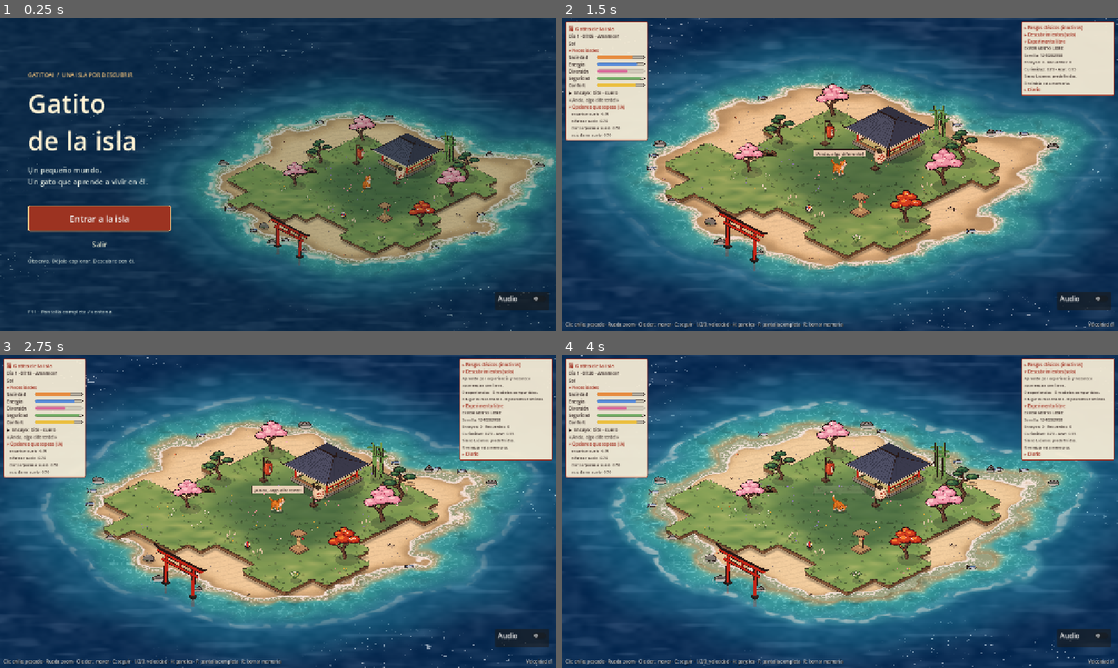
Above: before the commit, frames 1-4 (two rows, left to right).
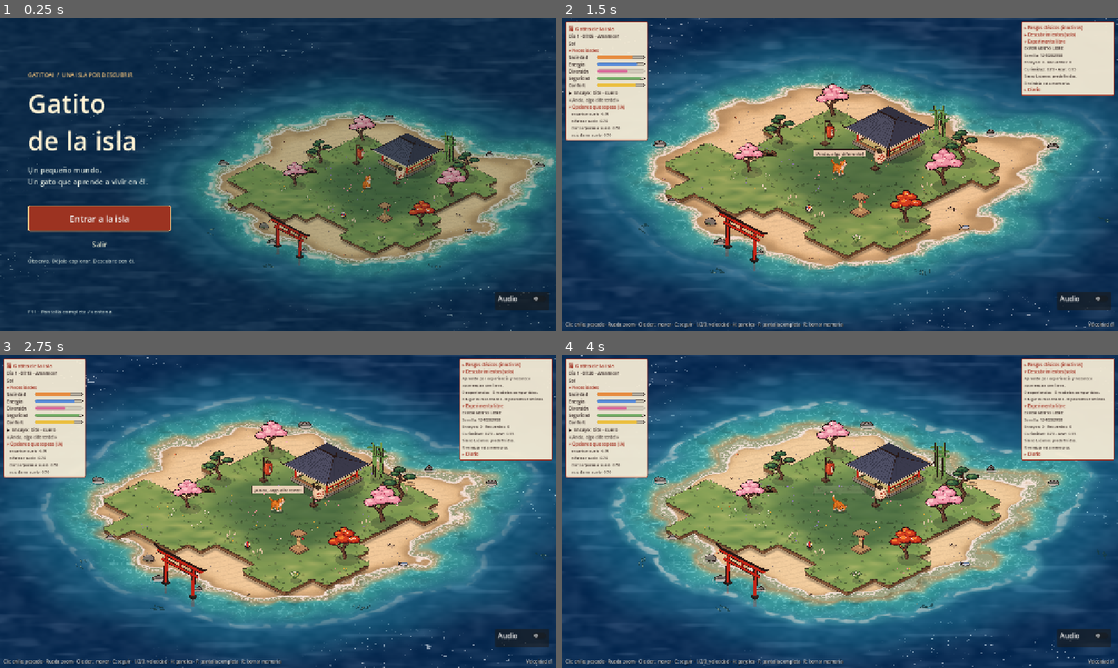
Above: after the commit, the same moments.

Repository: Nachowaca/AICatIsland
Game: Godot game, scene res://scenes/start_menu.tscn
The game is run twice, just before and just after one commit, with the same random seed, the same clock (stepped at 60 frames per second) and the same inputs. Sound files missing from this copy of the repository are replaced by a short silence.
Inputs:
- Up to frame 1 (0.25 s): no input
- Up to frame 2 (1.5 s): click "Entrar a la isla" at 0.5 s; click "▾ Descubrimientos (solo)" at 1.25 s
- Up to frame 3 (2.75 s): click "▸ Descubrimientos (solo)" at 2 s
- Up to frame 4 (4 s): click "▾ Descubrimientos (solo)" at 2.75 s; click "▸ Descubrimientos (solo)" at 3.5 s

The runs differ from the first frame. In frame 1, 0.1% of the frame differs, in the area x 37-88%, y 32-81%; in frame 2, 0.2%; in frame 3, 0.2%; in frame 4, 0.2%, in the area x 13-98%, y 22-82%.

Commit message:
Añade cardúmenes marinos y peces varados en la orilla

Diff:
--- a/scripts/game.gd
+++ b/scripts/game.gd
@@ -2,9 +2,9 @@
 extends Node2D
 ## Controlador principal: aparición de pescado, cámara y controles de observación.
 
-@export var max_fish: int = 12
-@export var initial_fish: int = 8
-@export var spawn_interval: float = 8.0
+@export var max_fish: int = 5
+@export var initial_fish: int = 1
+@export var spawn_interval: float = 35.0
 
 const FISH_SEPARATION: float = 1.3
 
@@ -27,7 +27,7 @@
 
 func _process(delta: float) -> void:
 	_spawn_t += delta
-	# Al amanecer "los pescadores" dejan más pescado en la orilla
+	# La marea deposita recursos ocasionalmente, algo más frecuente al amanecer.
 	var dawn: bool = day_night.hour > 5.0 and day_night.hour < 8.5
 	if _spawn_t >= spawn_interval * (0.4 if dawn else 1.0):
 		_spawn_t = 0.0
@@ -69,11 +69,11 @@
 	if fish.size() >= maxi(0, max_fish):
 		return false
 	var spots: Array = _valid_shore_spots(pair)
-	if spots.is_empty() or not _fish_space_free(spots[1], fish):
+	if spots.is_empty() or not _fish_space_free(spots[0], fish):
 		return false
 	var f: Fish = Fish.new()
 	f.name = "Fish"
-	f.grid_pos = spots[1]
+	f.grid_pos = spots[0]
 	f.land_spot = spots[0]
 	entities.add_child(f, true)
 	return true
@@ -104,16 +104,17 @@
 		if placed.size() < maxi(0, max_fish):
 			for pair: Array in island.shore_pairs:
 				var spots: Array = _valid_shore_spots(pair)
-				if spots.is_empty() or not _fish_space_free(spots[1], placed):
+				if spots.is_empty() or not _fish_space_free(spots[0], placed):
 					continue
-				var dd: float = (spots[1] as Vector2).distance_to(f.grid_pos)
+				var dd: float = (spots[0] as Vector2).distance_to(f.grid_pos)
 				if dd < bd:
 					bd = dd
 					best = spots
 		if best.is_empty():
 			f.queue_free()
 		else:
-			f.grid_pos = best[1]
+			f.elevated = true
+			f.grid_pos = best[0]
 			f.land_spot = best[0]
 			placed.append(f)
 
--- a/scripts/world/fish.gd
+++ b/scripts/world/fish.gd
@@ -1,7 +1,7 @@
 @tool
 class_name Fish
 extends IsoEntity
-## Pescado flotando en la orilla. El gato lo come desde land_spot.
+## Pescado varado en la arena. Los cardúmenes son decorativos y no comestibles.
 
 @export var nutrition: float = 45.0
 @export var land_spot: Vector2 = Vector2.ZERO
@@ -12,7 +12,7 @@
 
 
 func _init() -> void:
-	elevated = false
+	elevated = true
 
 
 func _ready() -> void:
@@ -27,14 +27,9 @@
 
 
 func _draw() -> void:
-	# ondas en el agua
-	for i in 2:
-		var k: float = fmod(_t * 0.6 + float(i) * 0.5, 1.0)
-		var pts: PackedVector2Array = ellipse_points(Vector2(0, 1), 6.0 + k * 10.0, (6.0 + k * 10.0) * 0.45, 24)
-		pts.append(pts[0])
-		draw_polyline(pts, Color(1, 1, 1, 0.5 * (1.0 - k)), 1.0)
-	var bob: float = sin(_t * 2.2 + _phase) * 1.5
-	var c: Vector2 = Vector2(0, -3 + bob)
+	# Pequeña sombra sobre arena: ya no flota ni produce ondas circulares.
+	draw_shadow(9.0, Vector2(0, 1), 0.22)
+	var c: Vector2 = Vector2(0, -2)
 	var tail: PackedVector2Array = PackedVector2Array([c + Vector2(-7, 0), c + Vector2(-13, -5), c + Vector2(-12, 0), c + Vector2(-13, 5)])
 	draw_colored_polygon(tail, Color(0.32, 0.45, 0.62))
 	draw_polyline(PackedVector2Array([tail[0], tail[1], tail[2], tail[3], tail[0]]), INK, 1.0)
--- /dev/null
+++ b/scripts/world/fish_schools.gd
@@ -0,0 +1,138 @@
+@tool
+class_name FishSchools
+extends Node2D
+## Decoración independiente de Fish: coordenadas de rejilla relativas a Island.
+## Puede asignarse island_path antes de entrar al árbol o llamarse set_island().
+
+@export var island_path: NodePath = ^"../Island"
+@export_range(0, 8) var school_count: int = 4
+
+const CLEARANCE: float = 0.75
+const SAMPLE_STEP: float = 0.1
+const BODY_COLOR: Color = Color(0.09, 0.26, 0.30, 0.72)
+const GLINT_COLOR: Color = Color(0.65, 0.83, 0.78, 0.52)
+
+var _island: Island
+var _schools: Array[Dictionary] = []
+var _time: float = 0.0
+var _retry: float = 0.0
+
+
+## Comprueba también los extremos; distancia máxima entre muestras en celdas.
+static func segment_is_water(a: Vector2, b: Vector2, sample: Callable, clearance: float = CLEARANCE) -> bool:
+	if not sample.is_valid() or not a.is_finite() or not b.is_finite():
+		return false
+	var steps: int = maxi(1, ceili(a.distance_to(b) / SAMPLE_STEP))
+	for i: int in range(steps + 1):
+		var value: float = float(sample.call(a.lerp(b, float(i) / float(steps))))
+		if not is_finite(value) or value >= -clearance:
+			return false
+	return true
+
+
+func set_island(island: Island) -> void:
+	if is_instance_valid(_island) and _island.regenerated.is_connected(_rebuild):
+		_island.regenerated.disconnect(_rebuild)
+	_island = island
+	if is_instance_valid(_island) and not _island.regenerated.is_connected(_rebuild):
+		_island.regenerated.connect(_rebuild)
+	_rebuild()
+
+
+func _ready() -> void:
+	if not is_instance_valid(_island):
+		_find_island()
+	else:
+		_rebuild()
+
+
+func _find_island() -> void:
+	var found: Island = get_node_or_null(island_path) as Island
+	var ancestor: Node = get_parent()
+	while found == null and ancestor != null:
+		found = ancestor.get_node_or_null("Island") as Island
+		ancestor = ancestor.get_parent()
+	if found != null:
+		set_island(found)
+
+
+func _process(delta: float) -> void:
+	if not is_instance_valid(_island):
+		_schools.clear()
+		_retry += delta
+		if _retry >= 1.0:
+			_retry = 0.0
+			_find_island()
+		queue_redraw()
+		return
+	if _island.field_n <= 1 or _island.coast_sdf.size() != _island.field_n * _island.field_n:
+		_schools.clear()
+		queue_redraw()
+		return
+	# También cubre un campo que todavía no existía al entrar al árbol.
+	if _schools.is_empty():
+		_retry += delta
+		if _retry >= 2.0:
+			_retry = 0.0
+			_rebuild()
+	_time += minf(delta, 0.1)
+	if not _schools.is_empty():
+		queue_redraw()
+
+
+func _rebuild() -> void:
+	_schools.clear()
+	queue_redraw()
+	if not is_instance_valid(_island) or _island.field_n <= 1 or _island.coast_sdf.size() != _island.field_n * _island.field_n:
+		return
+	var rng: RandomNumberGenerator = RandomNumberGenerator.new()
+	rng.seed = _island.seed_value * 977 + 821
+	var m: float = float(_island.map_size)
+	for attempt: int in 400:
+		if _schools.size() >= clampi(school_count, 0, 8):
+			break
+		var center: Vector2 = Vector2(rng.randf_range(0.5, m - 0.5), rng.randf_range(0.5, m - 0.5))
+		# El radio reserva espacio para toda la órbita y los peces individuales.
+		if _island.sdf_at(center) > -2.0:
+			continue
+		var separated: bool = true
+		for school: Dictionary in _schools:
+			if center.distance_to(school.center) < 3.0:
+				separated = false
+				break
+		if not separated:
+			continue
+		var members: Array[Dictionary] = []
+		for i: int in rng.randi_range(5, 8):
+			members.append({"offset": Vector2(rng.randf_range(-0.33, 0.33), rng.randf_range(-0.33, 0.33)), "phase": rng.randf_range(0.0, TAU), "size": rng.randf_range(0.8, 1.15)})
+		_schools.append({"center": center, "phase": rng.randf_range(0.0, TAU), "speed": rng.randf_range(0.24, 0.4), "members": members})
+
+
+func _draw() -> void:
+	if not is_instance_valid(_island) or _island.field_n <= 1 or _island.coast_sdf.size() != _island.field_n * _island.field_n:
+		return
+	for school: Dictionary in _schools:
+		var phase: float = _time * float(school.speed) + float(school.phase)
+		var orbit: Vector2 = Vector2(cos(phase), sin(phase)) * 0.35
+		var tangent: Vector2 = Vector2(-sin(phase), cos(phase)).normalized()
+		for member: Dictionary in school.members:
+			var wobble: float = sin(_time * 3.0 + float(member.phase))
+			var grid: Vector2 = (school.center as Vector2) + orbit + (member.offset as Vector2) + tangent.orthogonal() * wobble * 0.035
+			# Suficiente margen para cuerpo, cola, sombra y su interpolación.
+			if not segment_is_water(grid - tangent * 0.22, grid + tangent * 0.22, _island.sdf_at):
+				continue
+			var p: Vector2 = to_local(_island.to_global(Iso.to_screen(grid)))
+			var screen_dir: Vector2 = (to_local(_island.to_global(Iso.to_screen(grid + tangent))) - p).normalized()
+			if screen_dir.length_squared() < 0.01:
+				continue
+			_draw_fish(p, screen_dir, float(member.size), wobble)
+
+
+func _draw_fish(p: Vector2, direction: Vector2, size: float, wobble: float) -> void:
+	var side: Vector2 = direction.orthogonal()
+	var head: Vector2 = p + direction * 5.2 * size
+	var neck: Vector2 = p - direction * 3.0 * size
+	var tail: Vector2 = p - direction * 5.7 * size + side * wobble * 0.7
+	var body: PackedVector2Array = PackedVector2Array([head, p + direction * 1.0 * size + side * 2.0 * size, neck + side * 0.65 * size, tail + side * 1.8 * size, tail - side * 1.8 * size, neck - side * 0.65 * size, p + direction * 1.0 * size - side * 2.0 * size])
+	draw_colored_polygon(body, BODY_COLOR)
+	draw_line(p - direction * 1.5 * size, p + direction * 3.1 * size, GLINT_COLOR, 0.8)
--- a/scripts/world/water.gd
+++ b/scripts/world/water.gd
@@ -23,6 +23,10 @@
 		if not _island.regenerated.is_connected(_rebuild):
 			_island.regenerated.connect(_rebuild)
 	_rebuild()
+	var schools: FishSchools = FishSchools.new()
+	schools.name = "FishSchools"
+	schools.set_island(_island)
+	add_child(schools)
 	set_process(not Engine.is_editor_hint())
 
 
--- /dev/null
+++ b/tests/test_fish_schools.gd
@@ -0,0 +1,21 @@
+class_name TestFishSchools
+extends Node
+
+
+func test_segmento_comprueba_interior_y_extremos() -> void:
+	var coast: Callable = func(p: Vector2) -> float: return p.x - 1.0
+	assert(FishSchools.segment_is_water(Vector2(0, 0), Vector2(0.2, 0), coast))
+	assert(not FishSchools.segment_is_water(Vector2(0, 0), Vector2(0.4, 0), coast))
+	var island_strip: Callable = func(p: Vector2) -> float: return 0.1 if absf(p.x - 0.5) < 0.06 else -2.0
+	assert(not FishSchools.segment_is_water(Vector2.ZERO, Vector2.RIGHT, island_strip))
+
+
+func test_segmento_rechaza_campos_invalidos() -> void:
+	assert(not FishSchools.segment_is_water(Vector2.ZERO, Vector2.ONE, Callable()))
+	var invalid: Callable = func(_p: Vector2) -> float: return NAN
+	assert(not FishSchools.segment_is_water(Vector2.ZERO, Vector2.ZERO, invalid))
+
+
+func test_proyeccion_isometrica_reversible() -> void:
+	var p: Vector2 = Vector2(3.25, 7.75)
+	assert(Iso.to_grid(Iso.to_screen(p)).is_equal_approx(p))
--- a/tests/test_fish_supply.gd
+++ b/tests/test_fish_supply.gd
@@ -31,7 +31,7 @@
 		var matched: bool = false
 		for pair: Array in island.shore_pairs:
 			var spots: Array = island.shore_spots(pair)
-			if fish[i].grid_pos.is_equal_approx(spots[1]) and fish[i].land_spot.is_equal_approx(spots[0]):
+			if fish[i].grid_pos.is_equal_approx(spots[0]) and fish[i].land_spot.is_equal_approx(spots[0]):
 				matched = true
 				break
 		assert(matched, "Cada pescado procede de shore_spots de la costa real")
@@ -41,9 +41,9 @@
 
 func test_exports_y_poblacion_inicial() -> void:
 	var defaults: Node2D = (load("res://scenes/main.tscn") as PackedScene).instantiate() as Node2D
-	assert(defaults.max_fish == 12)
-	assert(defaults.initial_fish == 8)
-	assert(is_equal_approx(defaults.spawn_interval, 8.0))
+	assert(defaults.max_fish == 5)
+	assert(defaults.initial_fish == 1)
+	assert(is_equal_approx(defaults.spawn_interval, 35.0))
 	(defaults.get_node("Entities/Cat") as Cat).persist_brain = false
 	defaults.free()
 	var main: Node2D = _world()
Not shown, added: scripts/world/fish_schools.gd.uid
Not shown, added: tests/test_fish_schools.gd.uid
Not shown, changed: EXPERIMENTO.md
Not shown, added: PLAN_ACTIVIDADES.md
Not shown, changed: Pendientes.md
